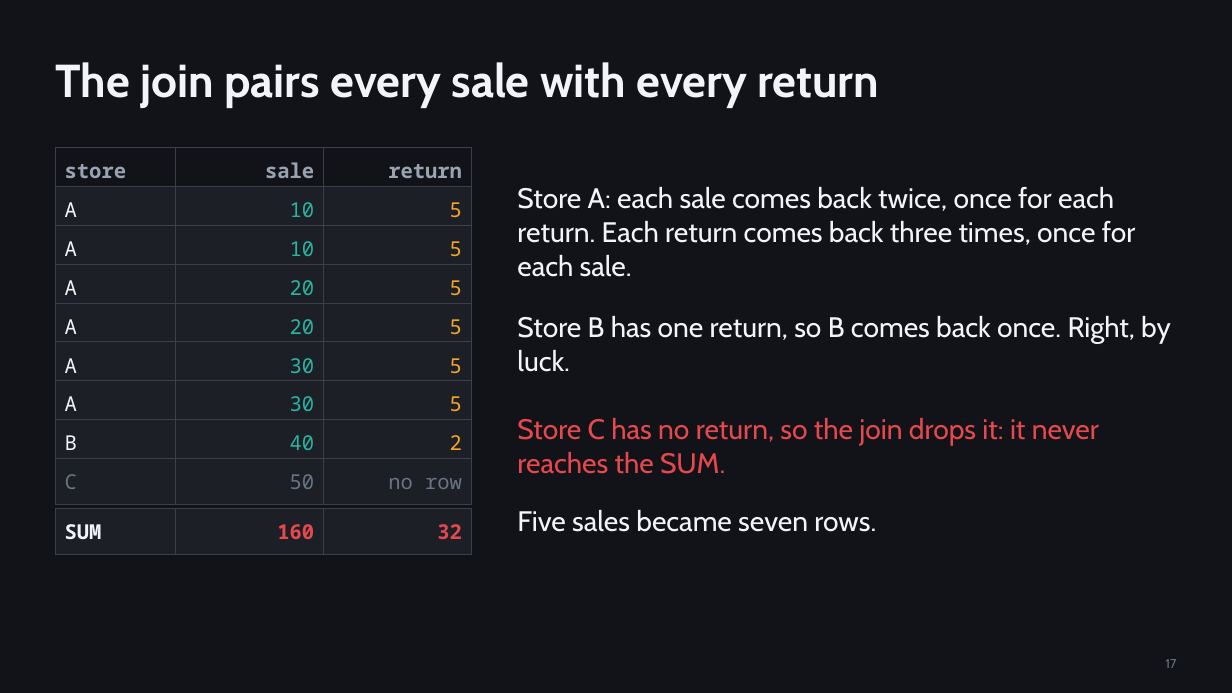
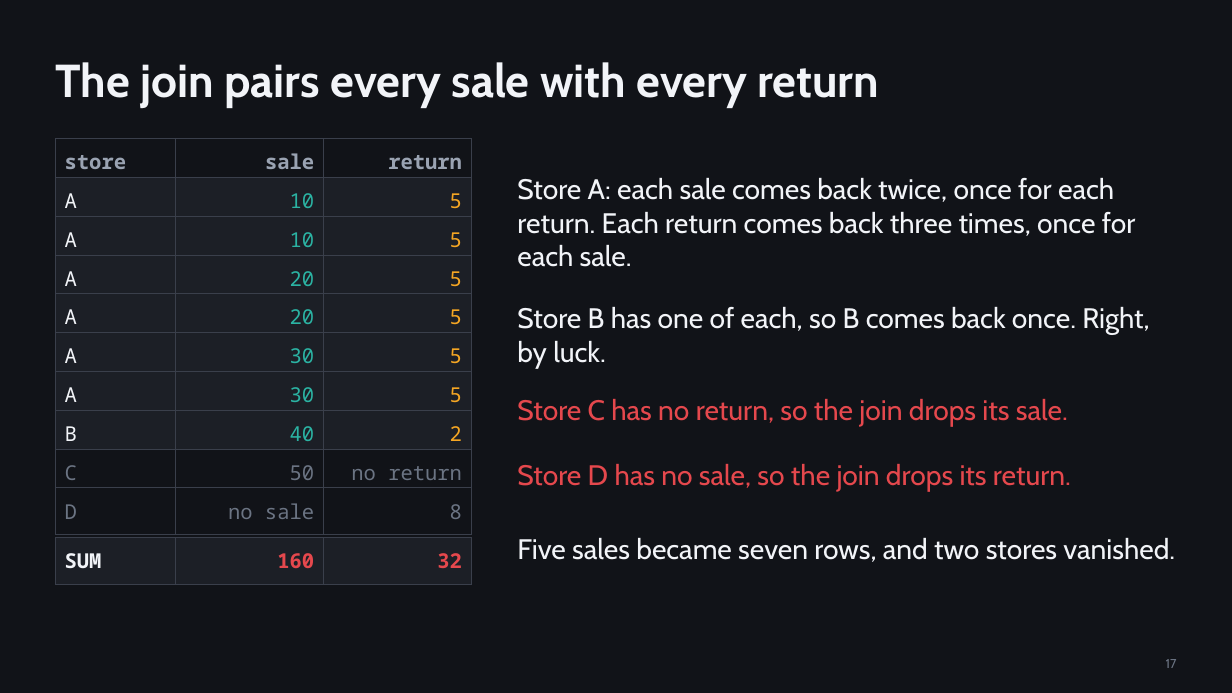
Before and after one commit to djouallah/presentations, a slide deck: slide 17 of analytics-as-code/analytics-as-code.pptx. Drawn at 1232x693 pixels with LibreOffice and Linux fonts; fonts in the diff are those of the drawing. Boxes give left, top, right and bottom in pixels: in the first picture for what was removed or moved away, otherwise in the second. Text is boxed around its words. In the diff, an @@ line names an element or a change of style, - is before the commit and + after.

```diff
--- a/analytics-as-code/analytics-as-code.pptx
+++ b/analytics-as-code/analytics-as-code.pptx
@@ text at [517, 307, 1149, 368]: text changed @@
-Store B has one return, so B comes back once. Right, by luck.
+Store B has one of each, so B comes back once. Right, by luck.
@@ text at [517, 399, 1068, 427]: text changed @@
-Store C has no return, so the join drops it: it never reaches the SUM.
+Store C has no return, so the join drops its sale.
@@ 9 tables, 1 text: place and size @@
-9 tables, 1 text at [55, 148, 1136, 497]
+9 tables, 1 text at [55, 139, 1136, 488]
@@ table at [55, 449, 471, 488] @@
-row 1, column 3: no row
+row 1, column 3: no return
@@ fill #1C1F26 to #111318 in row 1 @@
@@ text added at [517, 464, 1071, 491], 22 pt, text #E5484D @@
+Store D has no sale, so the join drops its return.
@@ table added at [55, 488, 471, 527], 1 rows, 3 columns @@
+D | no sale | 8
@@ table: place and size @@
-table at [55, 508, 471, 547]
+table at [55, 538, 471, 577]
@@ text at [517, 538, 1175, 562]: text changed @@
-Five sales became seven rows.
+Five sales became seven rows, and two stores vanished.
```
Also in this commit, not shown: 3 other slides changed, 1 slide added, 5 slides removed, 5 other files.
